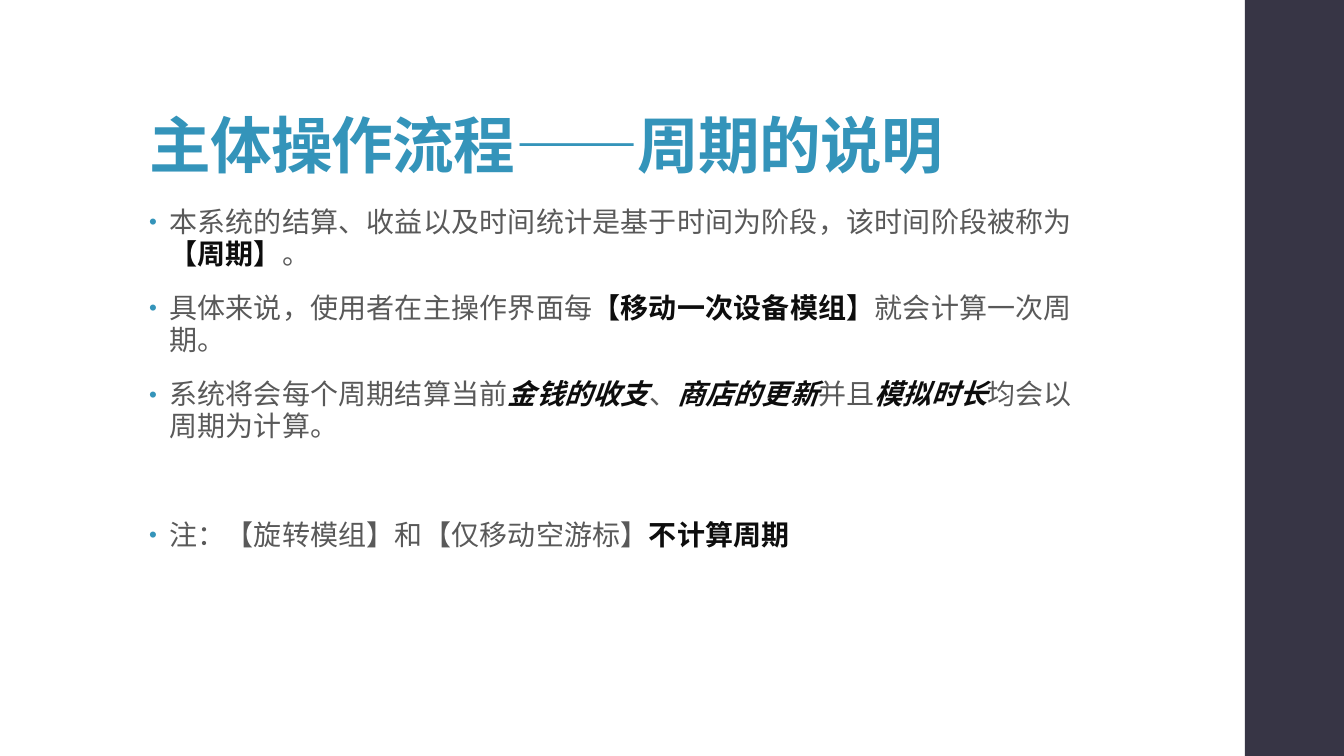
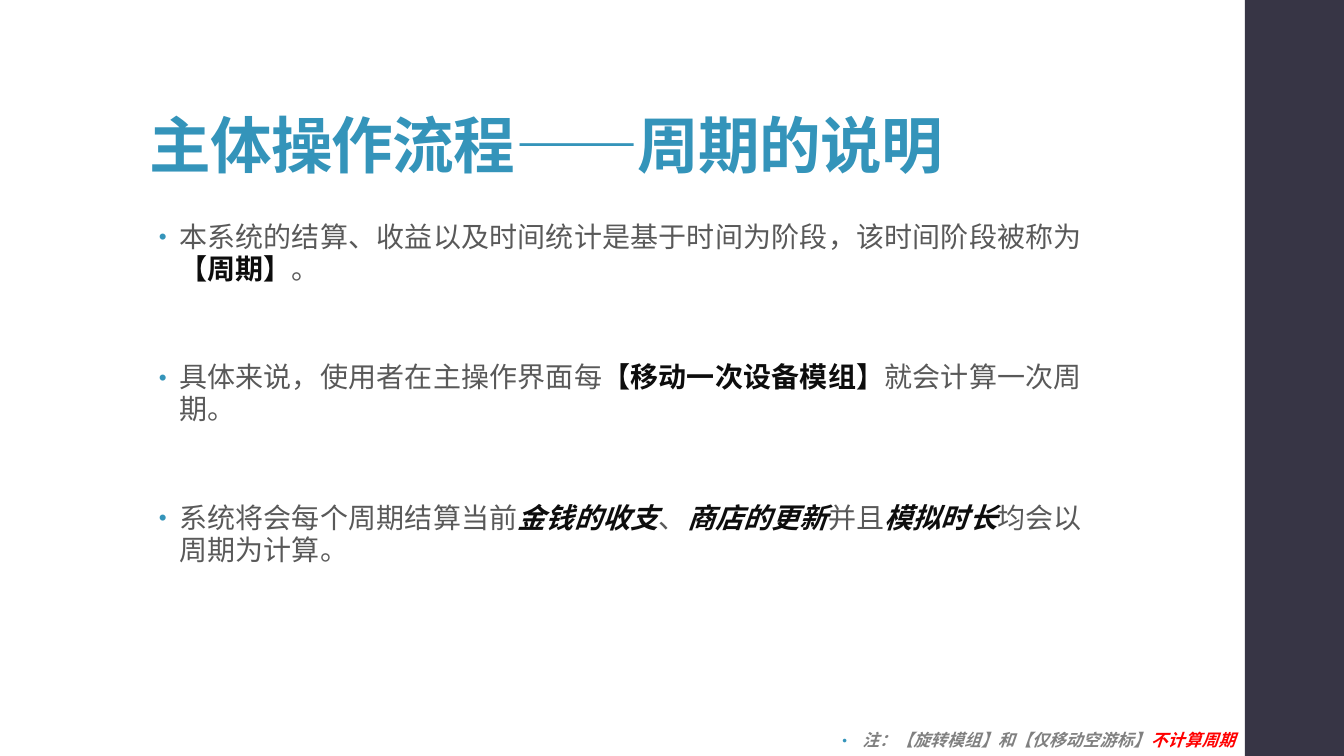
Before and after one commit to syx007/GamePlayGround, a slide deck: slide 7 of document/ROOT 操作指南.pptx. Drawn at 1344x756 pixels with LibreOffice and Linux fonts; fonts in the diff are those of the drawing. Boxes give left, top, right and bottom in pixels: in the first picture for what was removed or moved away, otherwise in the second. Text is boxed around its words. In the diff, an @@ line names an element or a change of style, - is before the commit and + after.

```diff
--- a/document/ROOT 操作指南.pptx
+++ b/document/ROOT 操作指南.pptx
@@ text "本系统的结算、收益以及时间统计是基于时间为阶段，该时间阶段被称为【周期】。": place and size @@
-text "本系统的结算、收益以及时间统计是基于时间为阶段，该时间阶段被称为【周期】。" at [169,208,1072,548]
+text "本系统的结算、收益以及时间统计是基于时间为阶段，该时间阶段被称为【周期】。" at [179,223,1082,562]
@@ text at [169,521,789,548]: paragraph removed @@
-• 注：【旋转模组】和【仅移动空游标】不计算周期
@@ text added at [862,731,1235,748], 12 pt, text #808080, bold, italic @@
+• 注：【旋转模组】和【仅移动空游标】不计算周期
```
Also in this commit, not shown: 10 other slides changed, 3 slides added, 1 slide removed.
